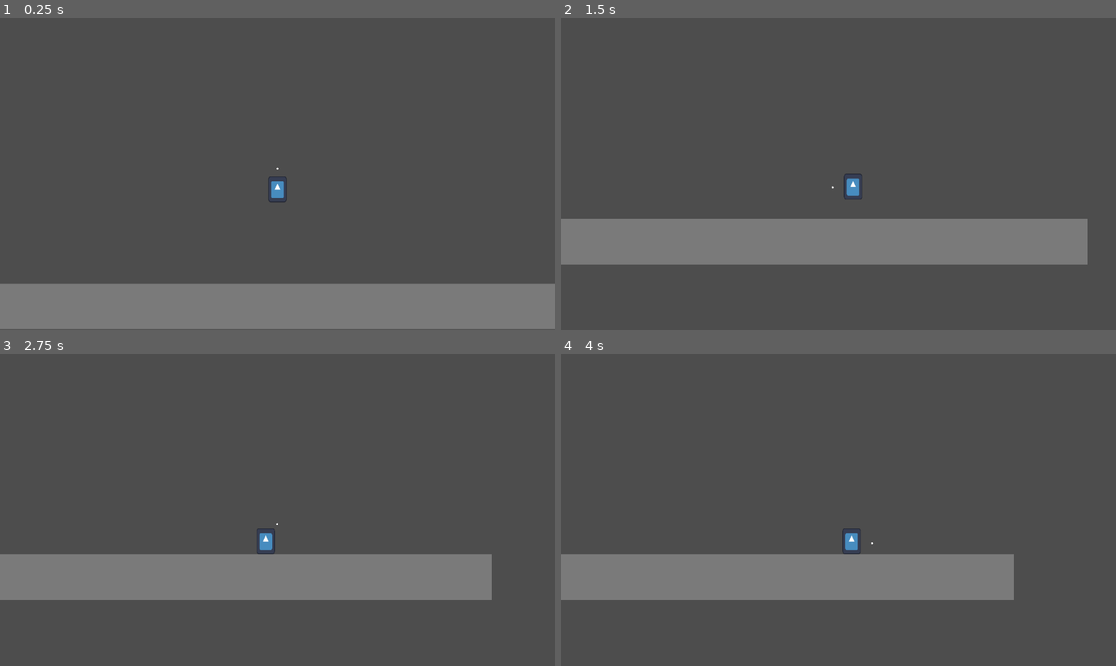
Above: before the commit, frames 1-4 (two rows, left to right).
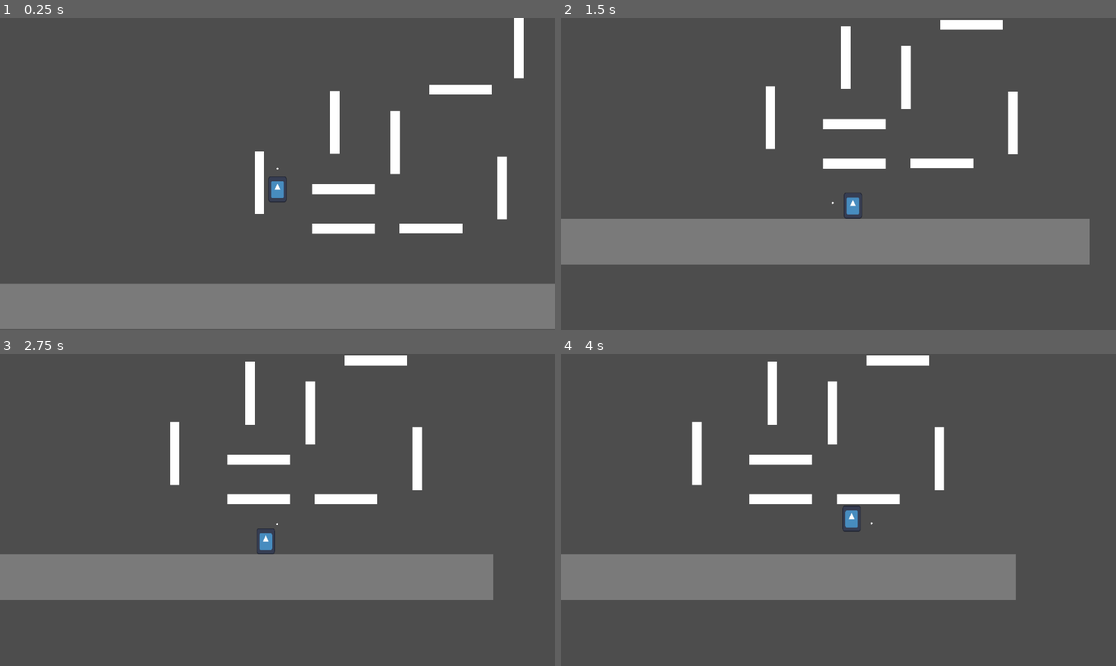
Above: after the commit, the same moments.

Repository: SuatMartin/Plunger-Grappler
Game: Godot game, scene res://Levels/test_level.tscn
Same seed, same stepped clock (60 frames per second), same inputs: the game is played once before the commit and once after it. The engine's default icon, where the game draws it, is replaced by a stand-in: a white triangle on a blue panel in a dark square.
Inputs (mouse positions are in pixels of both pictures, inside the frame that each line leads up to):
- Up to frame 1 (0.25 s): no input
- Up to frame 2 (1.5 s): move the mouse to (960, 158) at 0.52 s; hold D (right) from 0.53 s (still down); click (960, 158) at 0.6 s; tap Space (jump) at 0.77 s; move the mouse to (727, 189) at 1.27 s; tap Shift (sprint) at 1.35 s
- Up to frame 3 (2.75 s): tap Space (jump) at 1.52 s; move the mouse to (333, 441) at 2.02 s; release D (right) at 2.03 s; hold A (left) from 2.03 s (still down); click (333, 441) at 2.1 s
- Up to frame 4 (4 s): move the mouse to (810, 572) at 2.77 s; release A (left) at 2.78 s; hold D (right) from 2.78 s (still down); tap Shift (sprint) at 2.85 s; tap Space (jump) at 3.02, 3.77 s; move the mouse to (1005, 556) at 3.52 s; click (1005, 556) at 3.6 s

The runs differ from the first frame. In frame 1, 3.2% of the frame differs, in the area x 45-95%, y 0-70%; in frame 2, 3.3%; in frame 3, 3.0%; in frame 4, 3.4%, in the area x 23-82%, y 0-79%.

Commit message:
first level idea

Diff:
--- a/Levels/test_level.tscn
+++ b/Levels/test_level.tscn
@@ -6,6 +6,13 @@
 
 [sub_resource type="RectangleShape2D" id="RectangleShape2D_l35vg"]
 size = Vector2(2415, 189)
+
+[sub_resource type="RectangleShape2D" id="RectangleShape2D_vxtwn"]
+size = Vector2(260.75, 41)
+
+[sub_resource type="QuadMesh" id="QuadMesh_rn38v"]
+
+[sub_resource type="QuadMesh" id="QuadMesh_cgpfg"]
 
 [node name="TestLevel" type="Node"]
 
@@ -27,3 +34,121 @@
 [node name="Player" parent="Enities" instance=ExtResource("1_b4sgw")]
 position = Vector2(537, 498)
 can_double_jump = false
+
+[node name="Platform" type="StaticBody2D" parent="."]
+position = Vector2(1167, 683)
+
+[node name="CollisionShape2D" type="CollisionShape2D" parent="Platform"]
+position = Vector2(6, 42)
+shape = SubResource("RectangleShape2D_vxtwn")
+
+[node name="PlatformMesh" type="MeshInstance2D" parent="Platform"]
+position = Vector2(7, 41)
+scale = Vector2(-260.247, 41.4331)
+mesh = SubResource("QuadMesh_rn38v")
+
+[node name="Platform2" type="StaticBody2D" parent="."]
+position = Vector2(804, 684)
+
+[node name="CollisionShape2D" type="CollisionShape2D" parent="Platform2"]
+position = Vector2(6, 42)
+shape = SubResource("RectangleShape2D_vxtwn")
+
+[node name="PlatformMesh" type="MeshInstance2D" parent="Platform2"]
+position = Vector2(7, 41)
+scale = Vector2(-260.247, 41.4331)
+mesh = SubResource("QuadMesh_rn38v")
+
+[node name="Wall" type="StaticBody2D" parent="."]
+position = Vector2(1417, 560)
+
+[node name="CollisionShape2D" type="CollisionShape2D" parent="Wall"]
+position = Vector2(51, -6)
+rotation = -1.5708
+shape = SubResource("RectangleShape2D_vxtwn")
+
+[node name="WallMesh" type="MeshInstance2D" parent="Wall"]
+position = Vector2(52, -4)
+rotation = -1.5708
+scale = Vector2(-261.496, 39.1027)
+mesh = SubResource("QuadMesh_cgpfg")
+
+[node name="Wall2" type="StaticBody2D" parent="."]
+position = Vector2(410, 538)
+
+[node name="CollisionShape2D" type="CollisionShape2D" parent="Wall2"]
+position = Vector2(51, -6)
+rotation = -1.5708
+shape = SubResource("RectangleShape2D_vxtwn")
+
+[node name="WallMesh" type="MeshInstance2D" parent="Wall2"]
+position = Vector2(52, -4)
+rotation = -1.5708
+scale = Vector2(-261.496, 39.1027)
+mesh = SubResource("QuadMesh_cgpfg")
+
+[node name="Platform3" type="StaticBody2D" parent="."]
+position = Vector2(804, 520)
+
+[node name="CollisionShape2D" type="CollisionShape2D" parent="Platform3"]
+position = Vector2(6, 42)
+shape = SubResource("RectangleShape2D_vxtwn")
+
+[node name="PlatformMesh" type="MeshInstance2D" parent="Platform3"]
+position = Vector2(7, 41)
+scale = Vector2(-260.247, 41.4331)
+mesh = SubResource("QuadMesh_rn38v")
+
+[node name="Wall3" type="StaticBody2D" parent="."]
+position = Vector2(973, 371)
+
+[node name="CollisionShape2D" type="CollisionShape2D" parent="Wall3"]
+position = Vector2(51, -6)
+rotation = -1.5708
+shape = SubResource("RectangleShape2D_vxtwn")
+
+[node name="WallMesh" type="MeshInstance2D" parent="Wall3"]
+position = Vector2(52, -4)
+rotation = -1.5708
+scale = Vector2(-261.496, 39.1027)
+mesh = SubResource("QuadMesh_cgpfg")
+
+[node name="Wall4" type="StaticBody2D" parent="."]
+position = Vector2(723, 288)
+
+[node name="CollisionShape2D" type="CollisionShape2D" parent="Wall4"]
+position = Vector2(51, -6)
+rotation = -1.5708
+shape = SubResource("RectangleShape2D_vxtwn")
+
+[node name="WallMesh" type="MeshInstance2D" parent="Wall4"]
+position = Vector2(52, -4)
+rotation = -1.5708
+scale = Vector2(-261.496, 39.1027)
+mesh = SubResource("QuadMesh_cgpfg")
+
+[node name="Platform4" type="StaticBody2D" parent="."]
+position = Vector2(1290, 107)
+
+[node name="CollisionShape2D" type="CollisionShape2D" parent="Platform4"]
+position = Vector2(6, 42)
+shape = SubResource("RectangleShape2D_vxtwn")
+
+[node name="PlatformMesh" type="MeshInstance2D" parent="Platform4"]
+position = Vector2(7, 41)
+scale = Vector2(-260.247, 41.4331)
+mesh = SubResource("QuadMesh_rn38v")
+
+[node name="Wall5" type="StaticBody2D" parent="."]
+position = Vector2(1487, -27)
+
+[node name="CollisionShape2D" type="CollisionShape2D" parent="Wall5"]
+position = Vector2(51, -6)
+rotation = -1.5708
+shape = SubResource("RectangleShape2D_vxtwn")
+
+[node name="WallMesh" type="MeshInstance2D" parent="Wall5"]
+position = Vector2(52, -4)
+rotation = -1.5708
+scale = Vector2(-261.496, 39.1027)
+mesh = SubResource("QuadMesh_cgpfg")
Not shown: 1 places in Levels/test_level.tscn that only renumber resources
